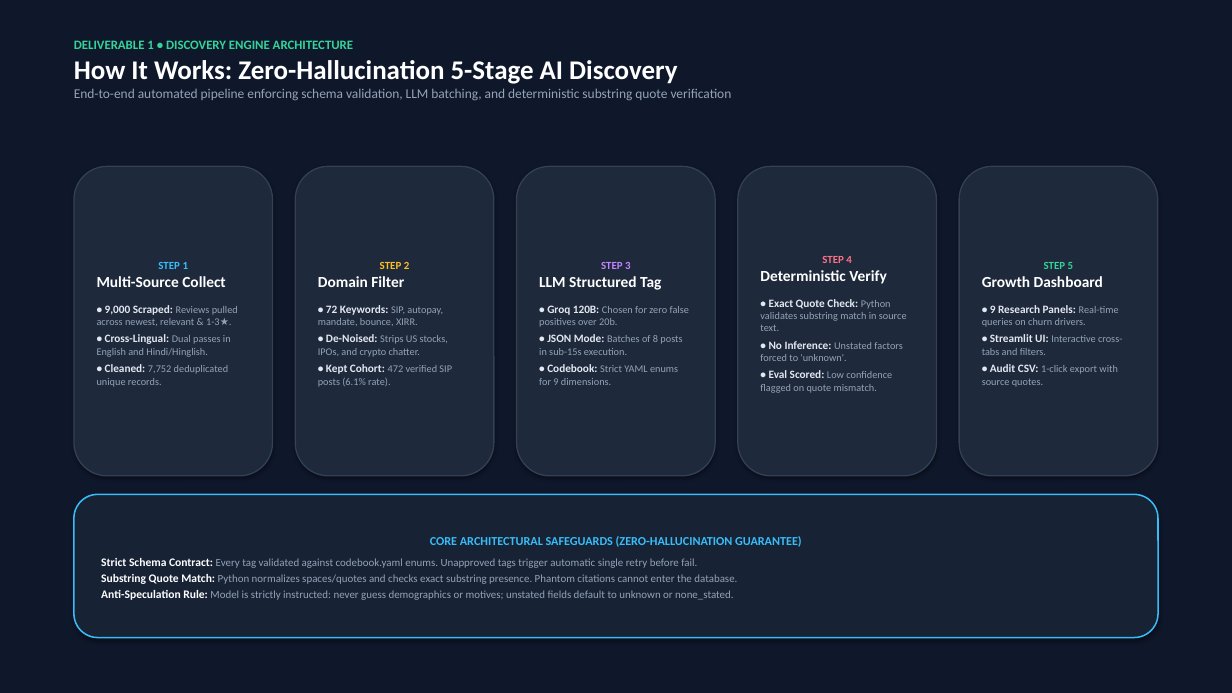
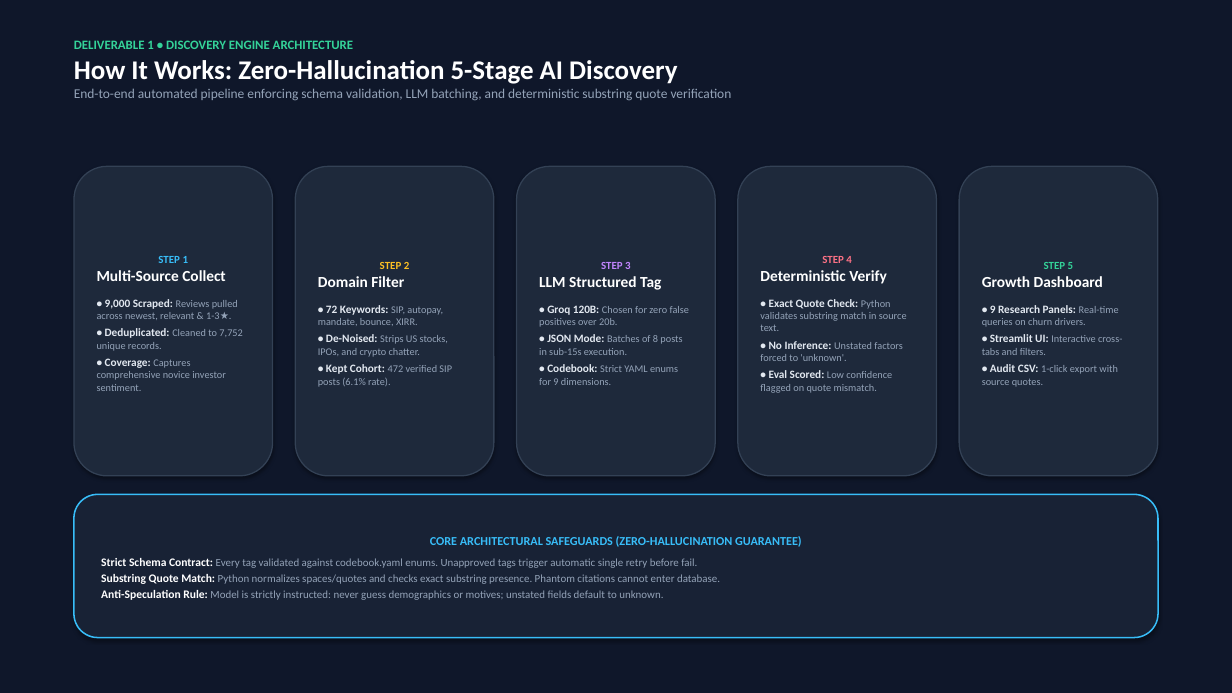
Before and after one commit to aakswetaray-crypto/indmoney-sip-discovery, a slide deck: slide 4 of indmoney_10_slide_final_deck.pptx. Drawn at 1232x693 pixels with LibreOffice and Linux fonts; fonts in the diff are those of the drawing. Boxes give left, top, right and bottom in pixels: in the first picture for what was removed or moved away, otherwise in the second. Text is boxed around its words. In the diff, an @@ line names an element or a change of style, - is before the commit and + after.

```diff
--- a/indmoney_10_slide_final_deck.pptx
+++ b/indmoney_10_slide_final_deck.pptx
@@ text in rounded rectangle at (x1=97, y1=328, x2=242, y2=391): text changed @@
-• Cross-Lingual: Dual passes in English and Hindi/Hinglish.
-• Cleaned: 7,752 deduplicated unique records.
+• Deduplicated: Cleaned to 7,752 unique records.
+• Coverage: Captures comprehensive novice investor sentiment.
@@ text in rounded rectangle at (x1=101, y1=574, x2=720, y2=600): text changed @@
-Substring Quote Match: Python normalizes spaces/quotes and checks exact substring presence. Phantom citations cannot enter the database.
-Anti-Speculation Rule: Model is strictly instructed: never guess demographics or motives; unstated fields default to unknown or none_stated.
+Substring Quote Match: Python normalizes spaces/quotes and checks exact substring presence. Phantom citations cannot enter database.
+Anti-Speculation Rule: Model is strictly instructed: never guess demographics or motives; unstated fields default to unknown.
```
Also in this commit, not shown: 9 other slides changed, 3 other files.
